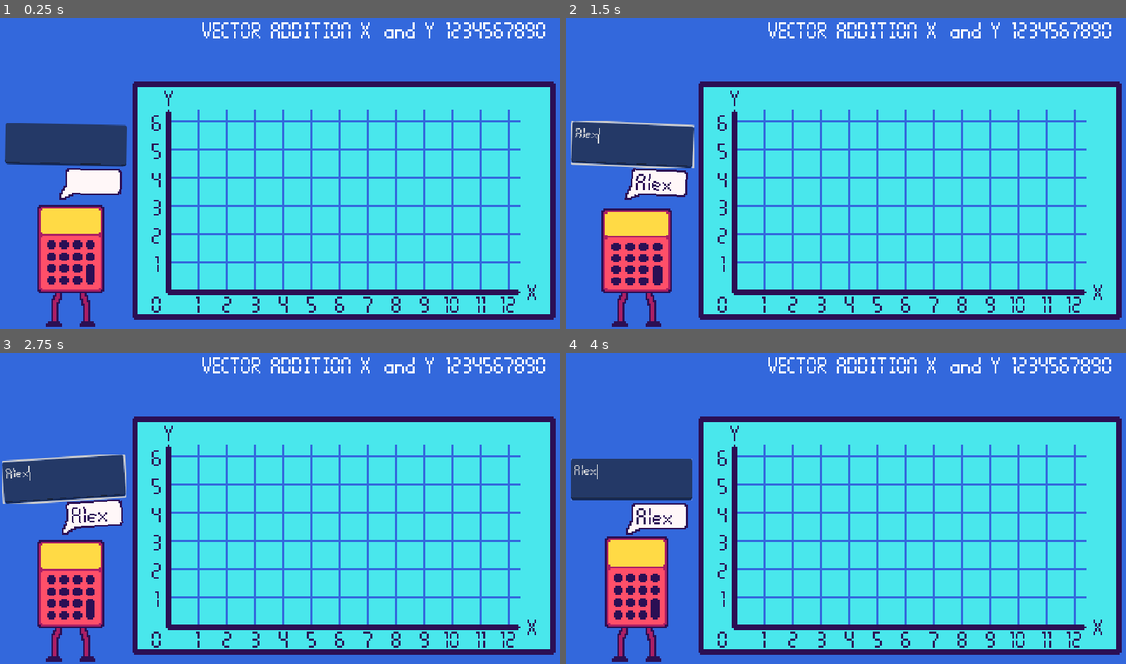
Above: before the commit, frames 1-4 (two rows, left to right).
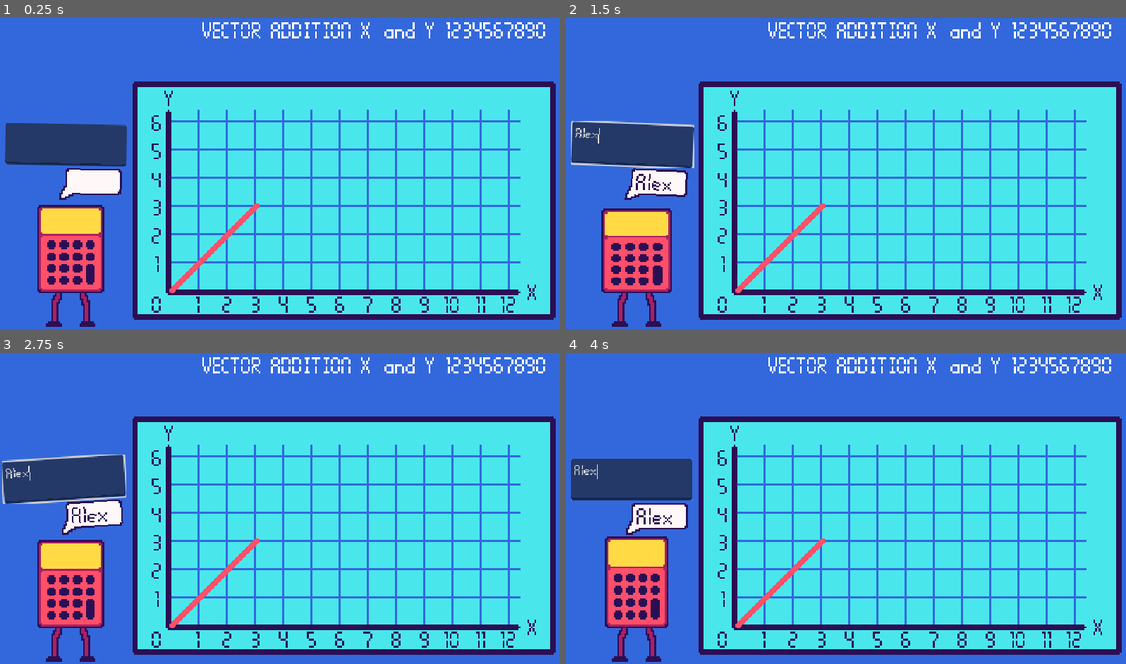
Above: after the commit, the same moments.

Repository: KyleTiley/VectorMathGame
Game: Godot game, scene res://Game/game.tscn
The game is run twice, just before and just after one commit, with the same random seed, the same clock (stepped at 60 frames per second) and the same inputs.
Inputs (mouse positions are in pixels of both pictures, inside the frame that each line leads up to):
- Up to frame 1 (0.25 s): no input
- Up to frame 2 (1.5 s): click (633, 145) at 0.52 s; type "Alex" at 0.6 s; move the mouse to (734, 291) at 1.27 s; click (734, 291) at 1.42 s
- Up to frame 3 (2.75 s): move the mouse to (168, 595) at 2.02 s; click (168, 595) at 2.17 s
- Up to frame 4 (4 s): move the mouse to (734, 567) at 2.77 s; click (734, 567) at 2.92 s; move the mouse to (734, 539) at 3.52 s; click (734, 539) at 3.67 s

The runs differ from the first frame. In frame 1, 0.4% of the frame differs, in the area x 30-47%, y 59-89%; in frame 2, 0.4%; in frame 3, 0.4%; in frame 4, 0.4%.

Commit message:
initial vectors working

Diff:
--- a/Game/Graph/graph.gd
+++ b/Game/Graph/graph.gd
@@ -13,7 +13,7 @@
 	create_vector_line()
 
 # LINE CODE
-@onready var vector_line : Line2D = $"../VectorLine"
+@onready var vector_line : Line2D = $"../VectorLine3"
 
 func create_vector_line():
 	pass
--- a/Game/Graph/vector_graph.gd
+++ b/Game/Graph/vector_graph.gd
@@ -1,5 +1,21 @@
 extends Node2D
+
+@onready var vector1_line = $Vector1
+@onready var vector2_line = $Vector2
+
+var x_spacing = 16 * 2 # doubled as we double the rez
+var y_spacing = -16 * 2
 
 func receive_question(_vector_1 : Vector2, _vector_2 : Vector2):
 	print(_vector_1)
+	create_question_line(vector1_line, _vector_1)
 	print(_vector_2)
+	create_question_line(vector2_line, _vector_2)
+
+func create_question_line(line : Line2D, vector: Vector2):
+	line.clear_points()
+	line.add_point(Vector2.ZERO)
+	var x = vector.x * x_spacing
+	var y = vector.y * y_spacing
+	var line_end = Vector2(x, y)
+	line.add_point(line_end)
--- a/Game/Graph/vector_graph.tscn
+++ b/Game/Graph/vector_graph.tscn
@@ -287,4 +287,8 @@
 [node name="[12,6]" parent="Graph" instance=ExtResource("4_xv2d1")]
 position = Vector2(192, -96)
 
-[node name="VectorLine" parent="." instance=ExtResource("5_86yl3")]
+[node name="Vector1" parent="." instance=ExtResource("5_86yl3")]
+
+[node name="Vector2" parent="." instance=ExtResource("5_86yl3")]
+
+[node name="VectorLine3" parent="." instance=ExtResource("5_86yl3")]
